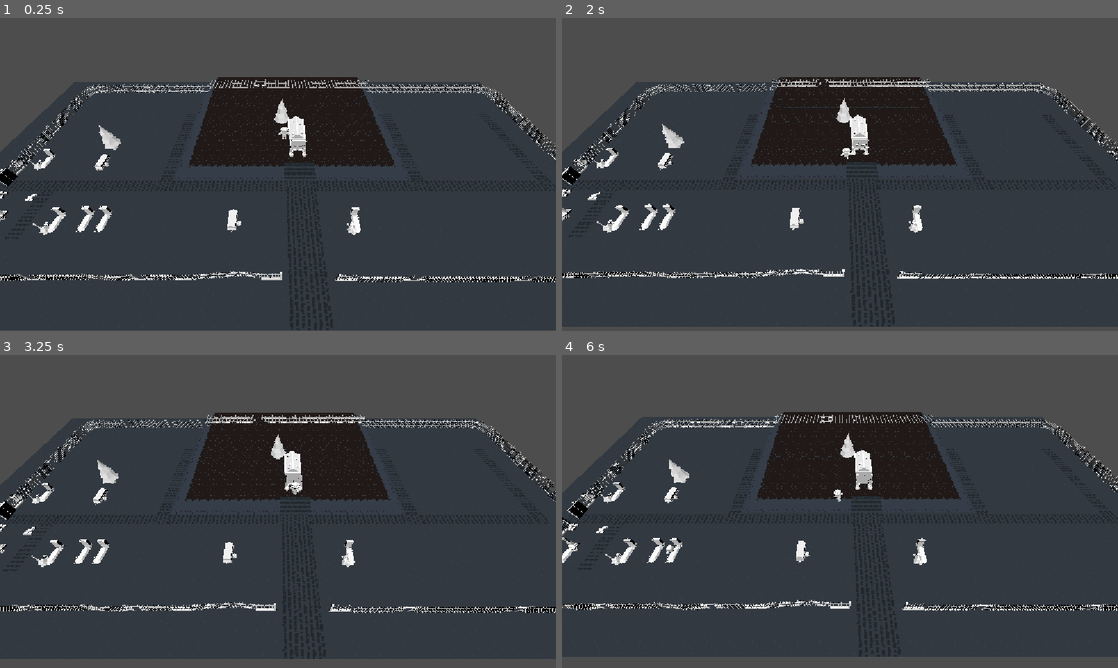
Above: before the commit, frames 1-4 (two rows, left to right).
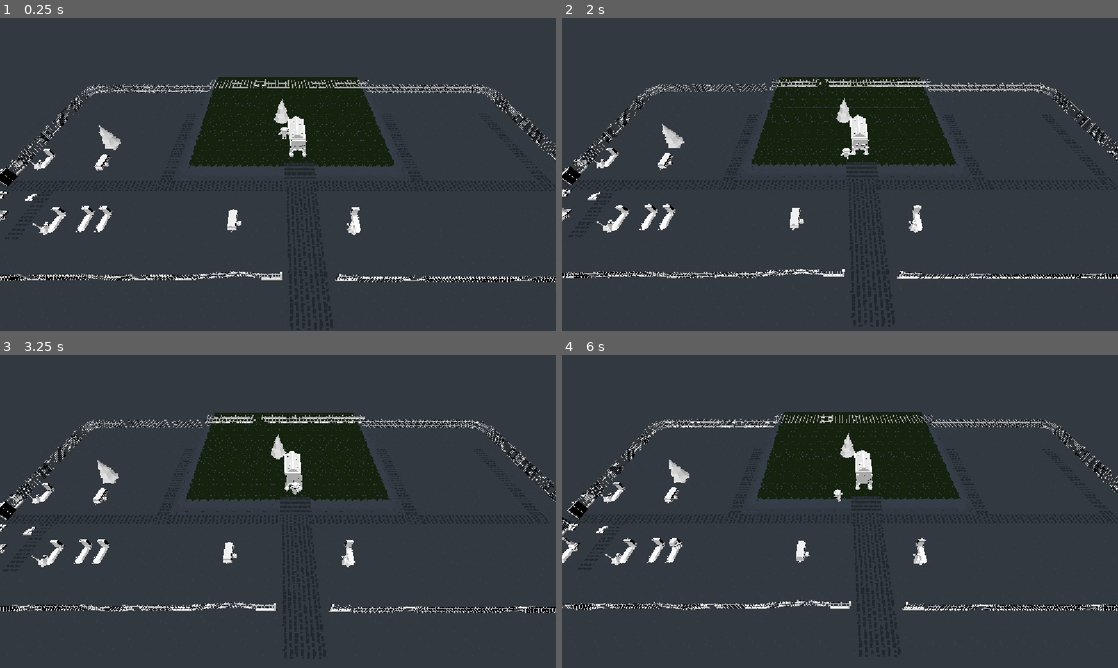
Above: after the commit, the same moments.

Repository: Hammster/GameJam-Oct-2026
Game: Godot game, scene res://Game.tscn
The game is run twice, just before and just after one commit, with the same random seed, the same clock (stepped at 60 frames per second) and the same inputs.
Inputs:
- Up to frame 1 (0.25 s): no input
- Up to frame 2 (2 s): hold D (move_right) 0.53-1.28 s; tap Space (attack) at 0.6, 1.35 s; hold S (move_back) from 1.28 s (still down)
- Up to frame 3 (3.25 s): release S (move_back) at 2.03 s; hold D (move_right) 2.03-2.78 s; tap Space (attack) at 2.1, 2.85 s; hold W (move_forward) from 2.78 s (still down)
- Up to frame 4 (6 s): release W (move_forward) at 3.53 s; hold A (move_left) 3.53-5.03 s; tap Space (attack) every 0.75 s from 3.6 to 5.85 s; hold S (move_back) 5.03-5.78 s; hold D (move_right) from 5.78 s (still down)

The runs differ from the first frame. In frame 1, 23% of the frame differs, in the area x 0-100%, y 0-100%; in frame 2, 24%; in frame 3, 26%; in frame 4, 26%.

Commit message:
push changes

Diff:
--- a/project.godot
+++ b/project.godot
@@ -42,6 +42,11 @@
 "events": [Object(InputEventKey,"resource_local_to_scene":false,"resource_name":"","device":-1,"window_id":0,"alt_press …(192 unchanged characters)…
 ]
 }
+attack={
+"deadzone": 0.2,
+"events": [Object(InputEventKey,"resource_local_to_scene":false,"resource_name":"","device":-1,"window_id":0,"alt_pressed":false,"shift_pressed":false,"ctrl_pressed":false,"meta_pressed":false,"pressed":false,"keycode":0,"physical_keycode":32,"key_label":0,"unicode":32,"location":0,"echo":false,"script":null)
+]
+}
 
 [layer_names]
 
@@ -56,3 +61,4 @@
 [rendering]
 
 rendering_device/driver.windows="d3d12"
+environment/defaults/default_clear_color=Color(0.2, 0.22352941, 0.25490198, 1)
--- a/skeleton/skeleton_ai.gd
+++ b/skeleton/skeleton_ai.gd
@@ -67,7 +67,7 @@
 	timer -= delta
 
 	if direction.length_squared() > 1e-3:
-		look_at(global_position + direction, Vector3.UP)
+		look_at(global_position - direction, Vector3.UP)
 	else:
 		push_warning("Direction should be normalized")
 
@@ -118,3 +118,9 @@
 func _on_velocity_computed(safe_velocity: Vector3):
 	velocity = safe_velocity
 	move_and_slide()
+	# Avoidance can steer away from `direction`; face the way we actually move.
+	var flat := Vector3(safe_velocity.x, 0.0, safe_velocity.z)
+	if flat.length_squared() > 0.01:
+		var blended := direction.lerp(flat.normalized(), 0.2)
+		if blended.length_squared() > 1e-3:
+			direction = blended.normalized()
Binary file changed: Assets/floor_0.png
Not shown, changed: Assets/floor_0.png.import
